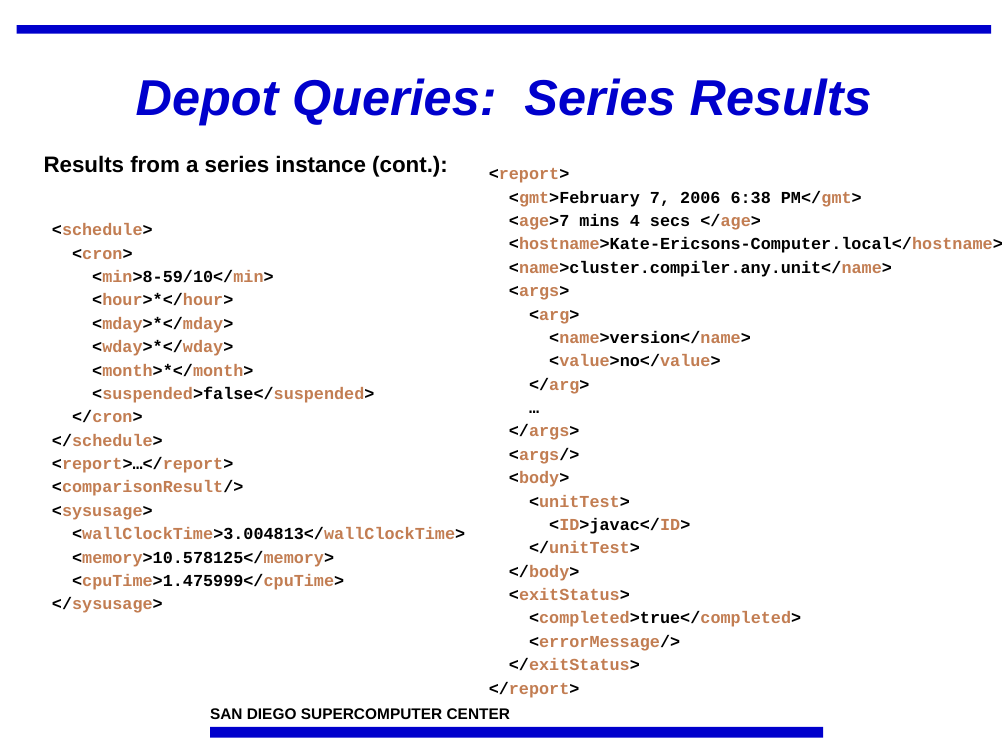
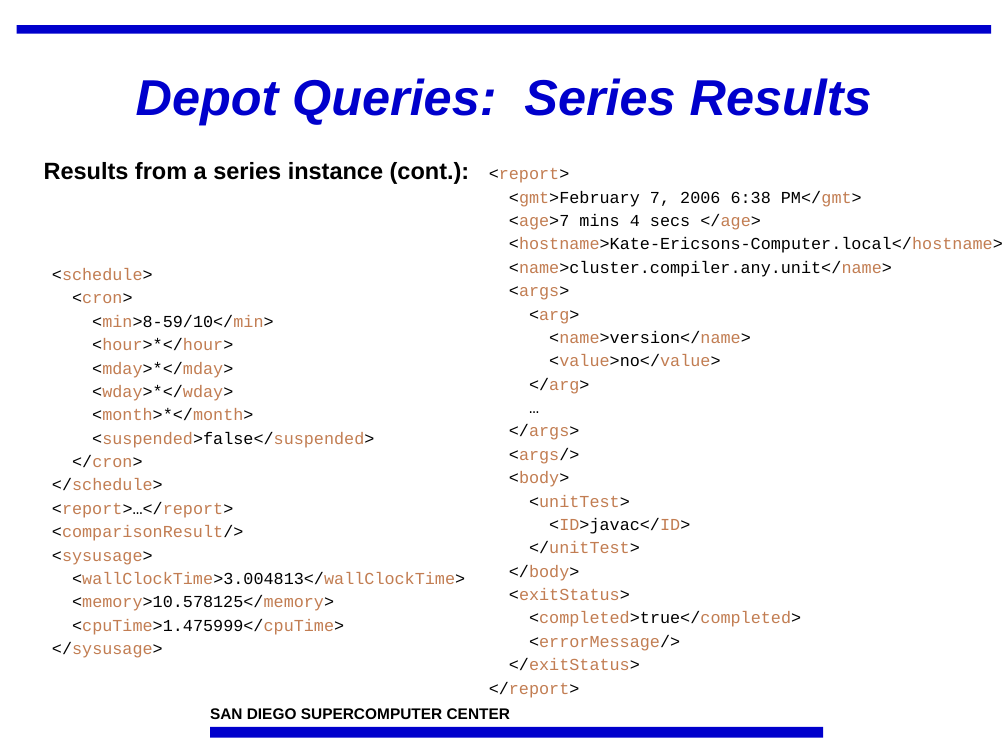
Before and after one commit to IncaProject/inca-xsede, a slide deck: slide 6 of talks/feb-06-workshop/dataConsumers.ppt. Drawn at 1008x756 pixels with LibreOffice and Linux fonts; fonts in the diff are those of the drawing; background and template pictures are left out. Boxes give left, top, right and bottom in pixels: in the first picture for what was removed or moved away, otherwise in the second. Text is boxed around its words. In the diff, an @@ line names an element or a change of style, - is before the commit and + after.

```diff
--- a/talks/feb-06-workshop/dataConsumers.ppt
+++ b/talks/feb-06-workshop/dataConsumers.ppt
@@ text "Results from a series instance ...": place and size @@
-text "Results from a series instance ..." at [44,155,448,177]
+text "Results from a series instance ..." at [44,162,470,184]
@@ text "Results from a series instance ..." at [44,162,470,184]: size 16 to 16.8 pt; line spacing 0.75 to 0.65; more space between paragraphs @@
@@ text "<report>" at [489,168,1003,698]: bold off @@
@@ text "<schedule>" at [52,268,465,658]: bold off @@
@@ text "<schedule>": place and size @@
-text "<schedule>" at [52,223,465,613]
+text "<schedule>" at [52,268,465,658]
```
Also in this commit, not shown: 6 other slides changed, 1 slide added.
